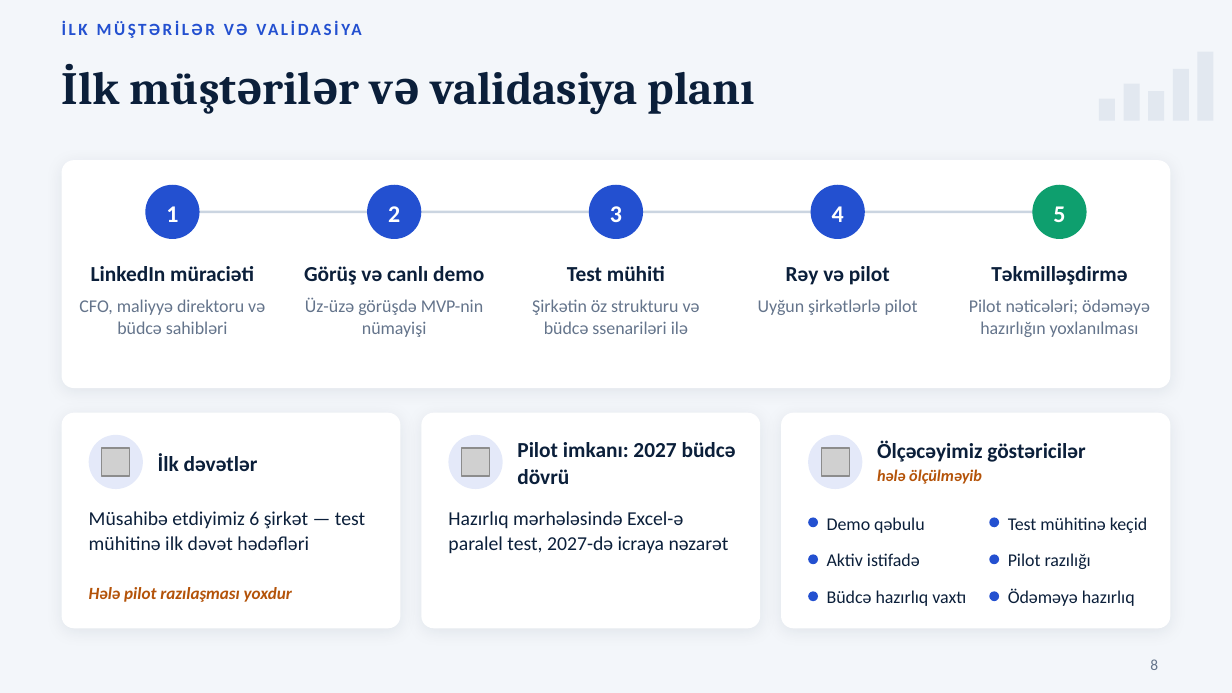
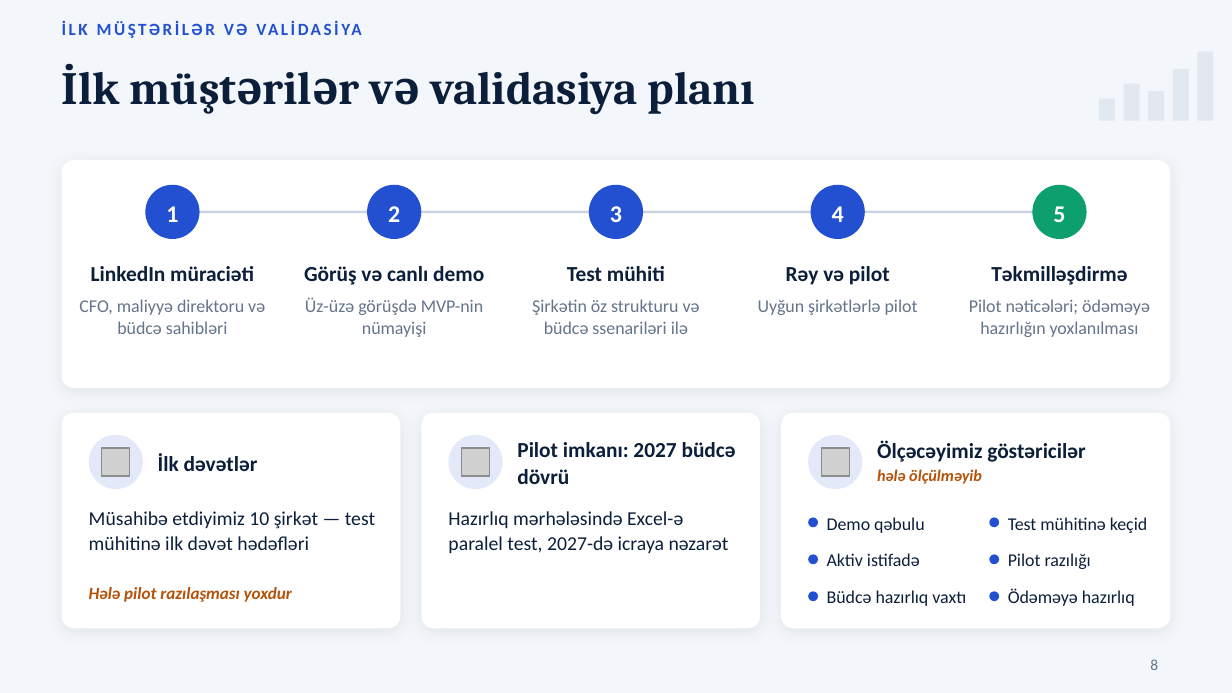
Before and after one commit to TuralRajab/finbridge, a slide deck: slide 8 of docs/pitch/FinBridge_teqdimat.pptx. Drawn at 1232x693 pixels with LibreOffice and Linux fonts; fonts in the diff are those of the drawing; grey boxes stand for pictures. Boxes give left, top, right and bottom in pixels: in the first picture for what was removed or moved away, otherwise in the second. Text is boxed around its words. In the diff, an @@ line names an element or a change of style, - is before the commit and + after.

```diff
--- a/docs/pitch/FinBridge_teqdimat.pptx
+++ b/docs/pitch/FinBridge_teqdimat.pptx
@@ text at [89,511,375,550]: text changed @@
-Müsahibə etdiyimiz 6 şirkət — test mühitinə ilk dəvət hədəfləri
+Müsahibə etdiyimiz 10 şirkət — test mühitinə ilk dəvət hədəfləri
```
Also in this commit, not shown: 4 other slides changed.
